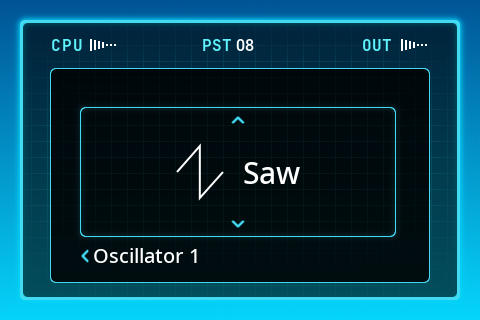
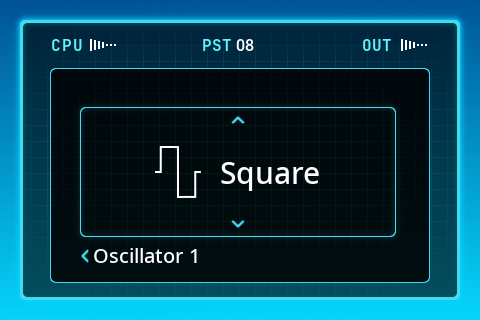
Before/after of a (480, 320) layered artwork. What changed in the layer stack:
hid group "saw" (2 layers) over [176, 143, 300, 201]
showed group "square" (2 layers) over [155, 146, 319, 198]
